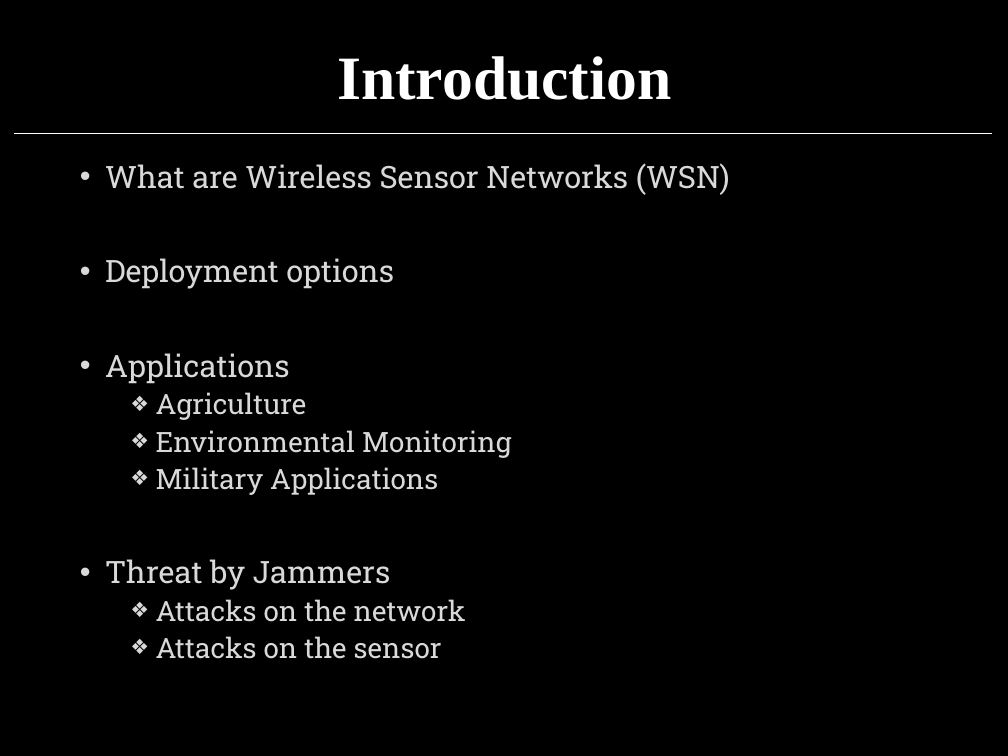
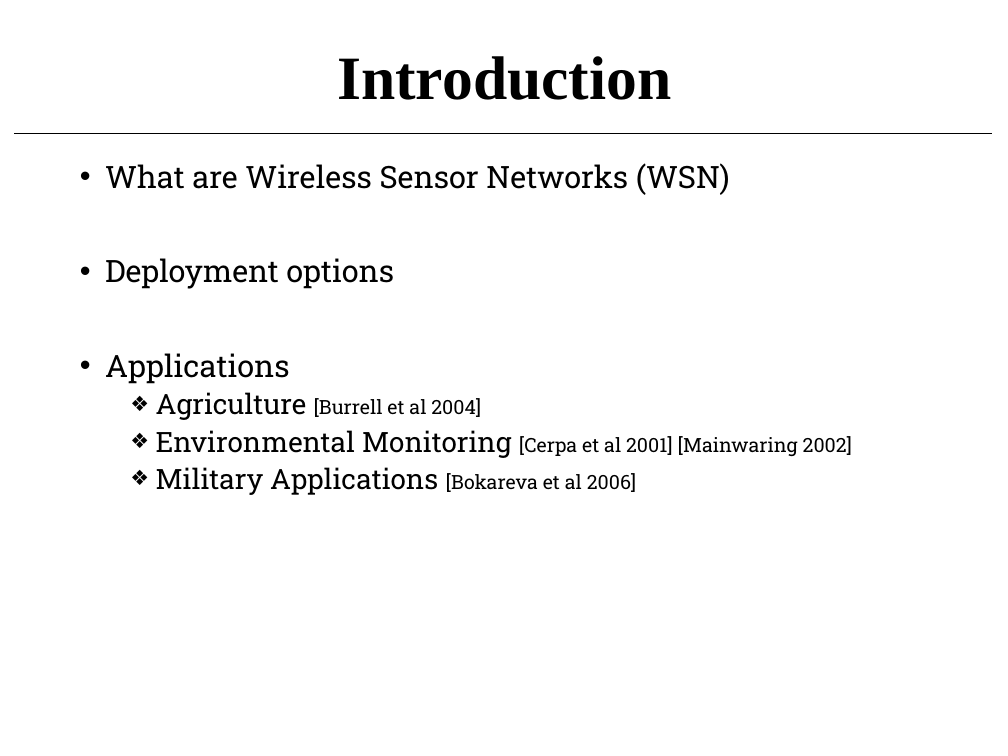
Before and after one commit to j4yd33p/MTP, a slide deck: slide 3 of MTP/Thesis/JBR_PPT.pptx. Drawn at 1008x756 pixels with LibreOffice and Linux fonts; fonts in the diff are those of the drawing. Boxes give left, top, right and bottom in pixels: in the first picture for what was removed or moved away, otherwise in the second. Text is boxed around its words. In the diff, an @@ line names an element or a change of style, - is before the commit and + after.

```diff
--- a/MTP/Thesis/JBR_PPT.pptx
+++ b/MTP/Thesis/JBR_PPT.pptx
@@ background #000000 to #FFFFFF @@
@@ title "Introduction" at (337,56,671,100): text colour #FFFFFF to #000000 @@
@@ line (14, 133) - (992, 133): stroke #FFFFFF 0.5 pt to #000000 0.5 pt @@
@@ text at (105,163,730,384): text colour #D9D9D9 to #000000 in "What are Wireless Sensor Networks (WSN)", "Deployment options", "Applications" @@
@@ text at (156,392,852,495): text changed; size 20 to 14 pt; text colour #D9D9D9 to #000000 @@
-  ❖ Agriculture
-  ❖ Environmental Monitoring
-  ❖ Military Applications
-• Threat by Jammers
-  ❖ Attacks on the network
-  ❖ Attacks on the sensor
+  ❖ Agriculture [Burrell et al 2004]
+  ❖ Environmental Monitoring [Cerpa et al 2001] [Mainwaring 2002]
+  ❖ Military Applications [Bokareva et al 2006]
```
Also in this commit, not shown: 10 other slides changed, 15 slides added, 8 slides removed, 6 other files.
